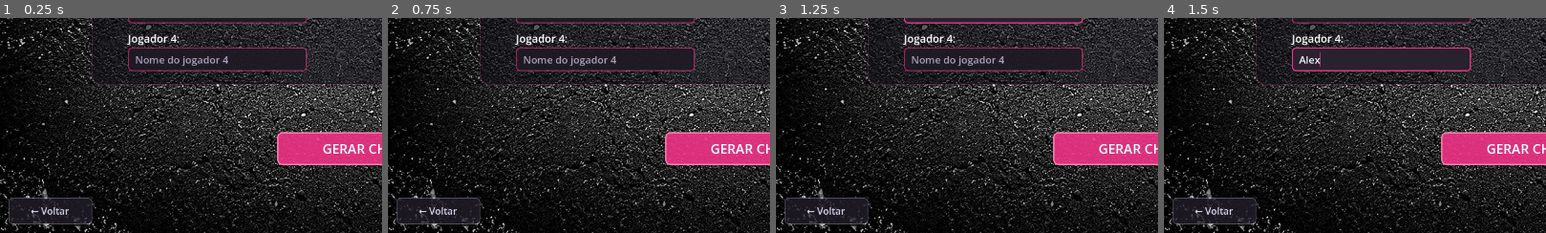
Above: before the commit, frames 1-4 (left to right).
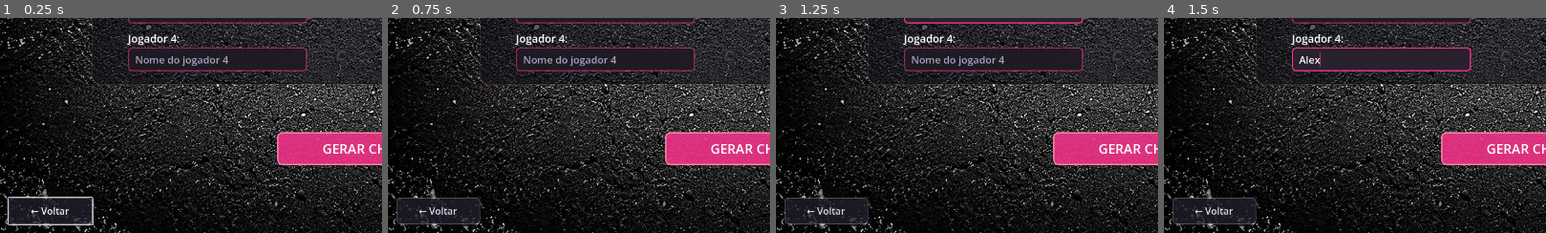
Above: after the commit, the same moments.

Repository: Gi0vai123/Memory_Cycling_TCC
Game: Godot game, scene res://scenes/cadastro_campeonato.tscn
The game is run twice, just before and just after one commit, with the same random seed, the same clock (stepped at 60 frames per second) and the same inputs. This scene is started directly instead of the project's main scene.
Inputs (mouse positions are % of the whole screen's width and height, from its top left):
- Up to frame 1 (0.25 s): no input
- Up to frame 2 (0.75 s): click (30, 25) at 0.52 s; type "Alex" at 0.6 s
- Up to frame 3 (1.25 s): click (30, 36) at 0.75 s; type "Alex" at 0.83 s; click (30, 47) at 0.98 s; type "Alex" at 1.07 s
- Up to frame 4 (1.5 s): click (30, 58) at 1.27 s; type "Alex" at 1.35 s
The pictures show only the part of the screen within x 2-52%, y 48-98%; the shares and areas given below are measured in that part.

The runs differ from the first frame. In frame 1, 0.3% of the frame differs, in the area x 2-25%, y 83-97%; in frame 2, nothing differs; in frame 3, nothing differs; in frame 4, nothing differs.

Commit message:
atualizado

Diff:
--- a/project.godot
+++ b/project.godot
@@ -11,7 +11,7 @@
 [application]
 
 config/name="Memory Cycling"
-run/main_scene="uid://dhuwtba1ubx2k"
+run/main_scene="uid://cl8bub2l6ksap"
 config/features=PackedStringArray("4.6", "Forward Plus")
 config/icon="res://scenes/icon.svg"
 
@@ -24,6 +24,7 @@
 
 window/size/viewport_width=1280
 window/size/viewport_height=720
+window/stretch/mode="viewport"
 
 [input]
 
--- a/scenes/cadastro_campeonato.tscn
+++ b/scenes/cadastro_campeonato.tscn
@@ -1,7 +1,7 @@
 [gd_scene format=3 uid="uid://5mmhsbu8tg7x"]
 
 [ext_resource type="Script" uid="uid://b6ok40dt4mvc7" path="res://scripts/cadastro_campeonato.gd" id="1_cad01"]
-[ext_resource type="Texture2D" uid="uid://bicg75a8ai7ac" path="res://modos2.jpeg" id="2_3i0m5"]
+[ext_resource type="Texture2D" uid="uid://bicg75a8ai7ac" path="res://sprites/modos2.jpeg" id="2_3i0m5"]
 
 [sub_resource type="StyleBoxFlat" id="PainelForm"]
 bg_color = Color(0.05, 0.05, 0.08, 0.55)
--- a/scenes/chave_campeonato.tscn
+++ b/scenes/chave_campeonato.tscn
@@ -1,22 +1,24 @@
-[gd_scene format=3 uid="uid://chavecampeonato1"]
+[gd_scene format=3 uid="uid://dp5j47vou8cac"]
 
-[ext_resource type="Script" uid="uid://scriptchavecmp01" path="res://scripts/chave_campeonato.gd" id="1_chv01"]
+[ext_resource type="Script" uid="uid://bm1qmvee1lgi8" path="res://scripts/chave_campeonato.gd" id="1_chv01"]
 
-[node name="ChaveCampeonato" type="Control"]
+[node name="ChaveCampeonato" type="Control" unique_id=1532968553]
 layout_mode = 3
 anchors_preset = 15
 anchor_right = 1.0
 anchor_bottom = 1.0
+grow_horizontal = 2
+grow_vertical = 2
 script = ExtResource("1_chv01")
 
-[node name="Fundo" type="ColorRect" parent="."]
+[node name="Fundo" type="ColorRect" parent="." unique_id=1611218316]
 layout_mode = 0
 offset_right = 1280.0
 offset_bottom = 720.0
+mouse_filter = 2
 color = Color(0.07, 0.07, 0.14, 1)
-mouse_filter = 2
 
-[node name="Titulo" type="Label" parent="."]
+[node name="Titulo" type="Label" parent="." unique_id=149319857]
 layout_mode = 0
 offset_top = 16.0
 offset_right = 1280.0
@@ -26,13 +28,13 @@
 text = "CAMPEONATO"
 horizontal_alignment = 1
 
-[node name="BracketContainer" type="Control" parent="."]
-layout_mode = 0
+[node name="BracketContainer" type="Control" parent="." unique_id=936849214]
+anchors_preset = 0
 offset_right = 1280.0
 offset_bottom = 720.0
 mouse_filter = 2
 
-[node name="LabelCampeao" type="Label" parent="."]
+[node name="LabelCampeao" type="Label" parent="." unique_id=1194454271]
 layout_mode = 0
 offset_left = 1050.0
 offset_top = 300.0
@@ -43,7 +45,7 @@
 text = "???"
 autowrap_mode = 3
 
-[node name="LabelStatus" type="Label" parent="."]
+[node name="LabelStatus" type="Label" parent="." unique_id=736890017]
 layout_mode = 0
 offset_left = 50.0
 offset_top = 598.0
@@ -51,9 +53,8 @@
 offset_bottom = 630.0
 theme_override_colors/font_color = Color(0.85, 0.85, 0.95, 1)
 theme_override_font_sizes/font_size = 18
-text = ""
 
-[node name="BtnJogar" type="Button" parent="."]
+[node name="BtnJogar" type="Button" parent="." unique_id=1302847650]
 layout_mode = 0
 offset_left = 400.0
 offset_top = 640.0
@@ -62,7 +63,7 @@
 theme_override_font_sizes/font_size = 20
 text = "▶  JOGAR PRÓXIMA PARTIDA"
 
-[node name="BtnVoltar" type="Button" parent="."]
+[node name="BtnVoltar" type="Button" parent="." unique_id=877817602]
 layout_mode = 0
 offset_left = 40.0
 offset_top = 650.0
--- a/scripts/cadastro_campeonato.gd
+++ b/scripts/cadastro_campeonato.gd
@@ -23,7 +23,7 @@
 		campos.append(get_node("CampoJog" + str(i)))
 
 	_ajustar_para_n_jogadores()
-
+	$BtnVoltar.grab_focus()
 
 # ─────────────────────────────────────────────
 #  Ajusta titulo/subtitulo, visibilidade e posicao
--- a/scripts/cartas-duelo.gd
+++ b/scripts/cartas-duelo.gd
@@ -50,7 +50,7 @@
 	21: "res://prefabs/frente-cartas/frente-carta-21.jpg",
 }
 
-const SCALE_REPOUSO := Vector2(0.8, 0.8)
+const SCALE_REPOUSO := Vector2(0.7, 0.7)
 const SCALE_HOVER   := Vector2(1.0, 1.0)
 
 const COR_FOCO_AZUL := Color(0.55, 0.85, 1.0, 1.0)
--- a/scripts/chave_campeonato.gd
+++ b/scripts/chave_campeonato.gd
@@ -34,7 +34,7 @@
 	titulo.text = "CAMPEONATO (%d JOGADORES)" % Campeonato.num_jogadores
 	_montar_bracket()
 	_atualizar_chave()
-
+	$BtnVoltar.grab_focus()
 
 # ─────────────────────────────────────────────
 #  Constroi o bracket dentro do BracketContainer
Not shown, added: export_presets.cfg
